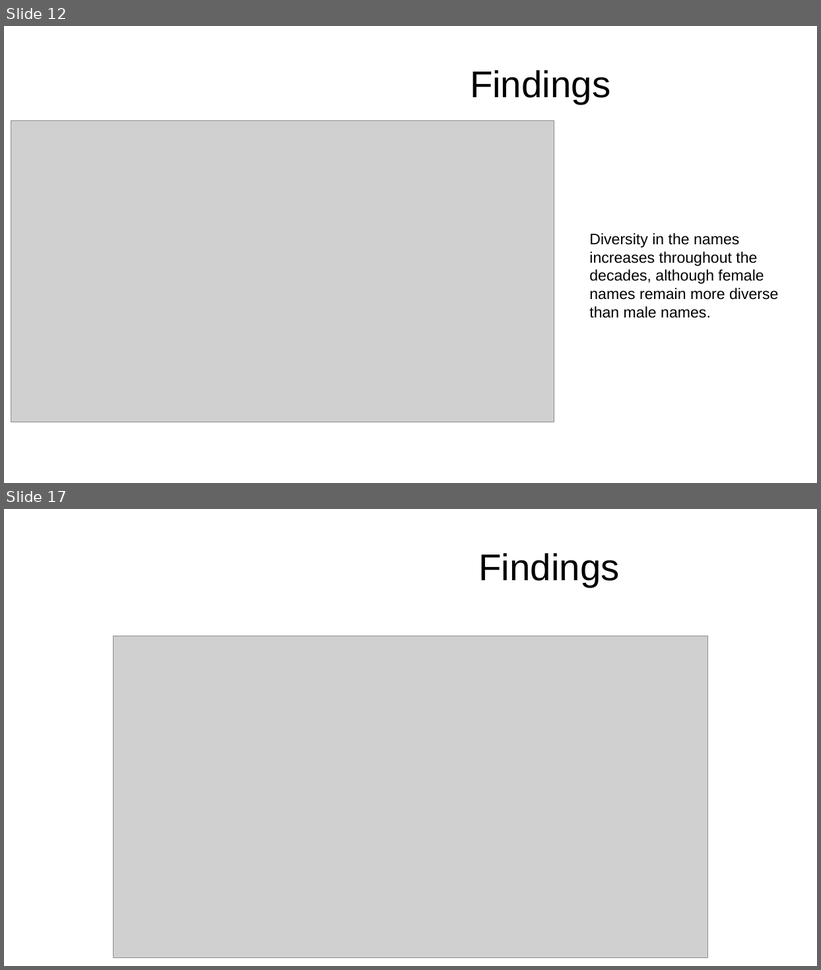
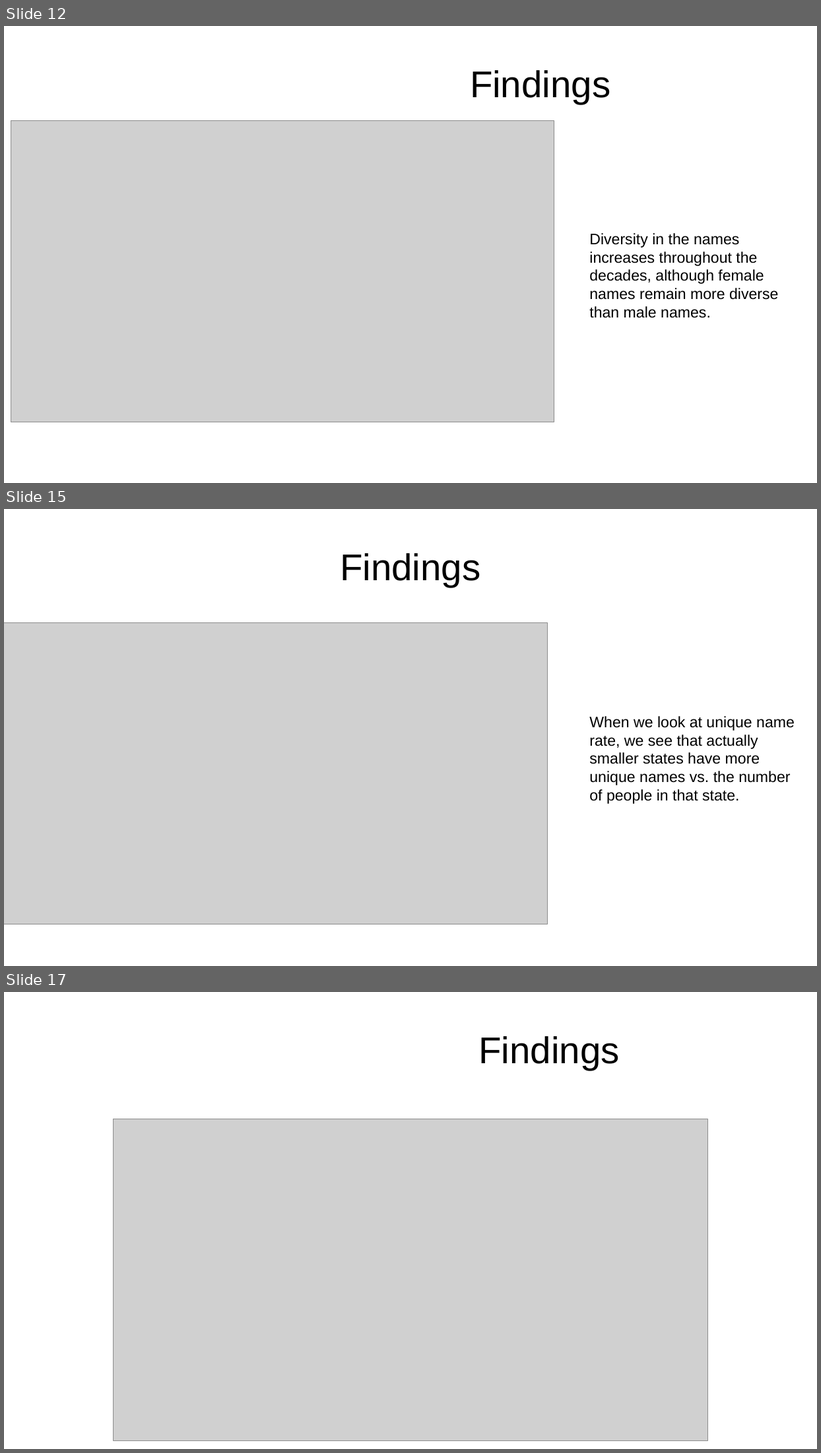
Before and after one commit to GizemYP/columbia_group_project, a slide deck: Presentation_What drives parent’s decisions when choosing a name.pptx. Shown one above the other, each under a label of ours: slides 12 and 17 before the commit, slides 12, 15 and 17 after it; the slides between them are not shown. The pictures are 821x970 and 821x1453 pixels, drawn with LibreOffice and Linux fonts; fonts in the diff are those of the drawing; grey boxes stand for pictures; background and template pictures are left out. Boxes give left, top, right and bottom in pixels: in the first picture for what was removed or moved away, otherwise in the second. Text is boxed around its words. In the diff, an @@ line names an element or a change of style, - is before the commit and + after.

```diff
--- a/Presentation_What drives parent’s decisions when choosing a name.pptx
+++ b/Presentation_What drives parent’s decisions when choosing a name.pptx
@@ slide 15 added at (4,509,817,966), background picture (left out) @@
@@ title added at (340,553,481,587), 44 pt, text #000000 @@
+Findings
@@ picture added at (4,623,547,924) @@
@@ text added at (589,716,795,804), 18 pt, text #000000 @@
+When we look at unique name rate, we see that actually smaller states have more unique names vs. the number of people in that state.
```
Also in this commit, not shown: 3 other slides added, 4 slides removed.
